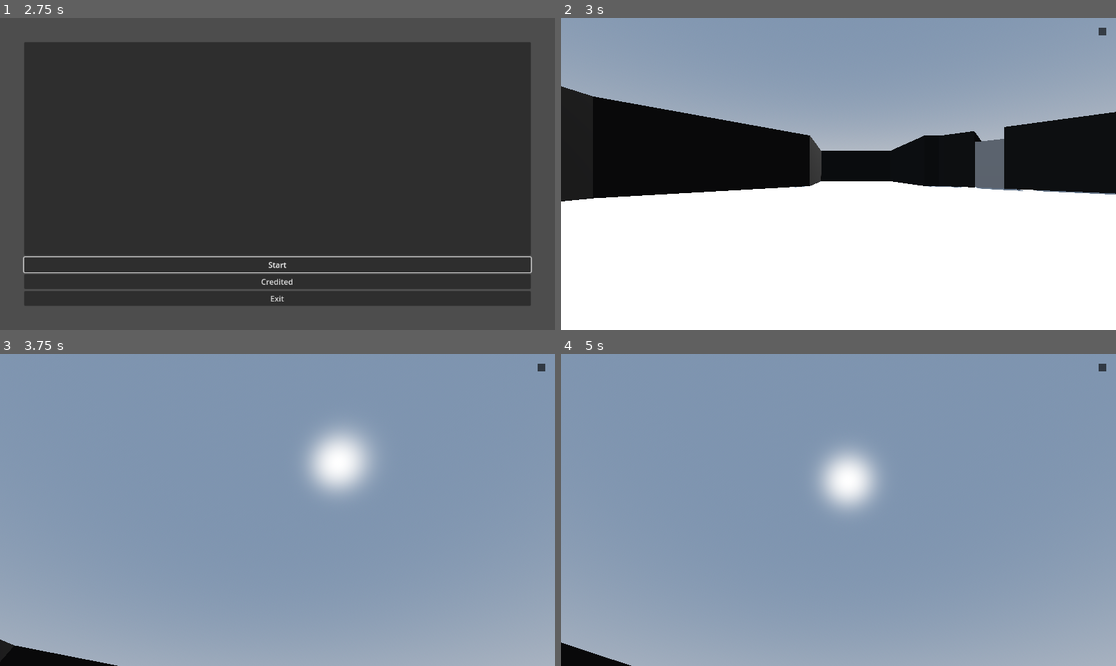
Above: before the commit, frames 1-4 (two rows, left to right).
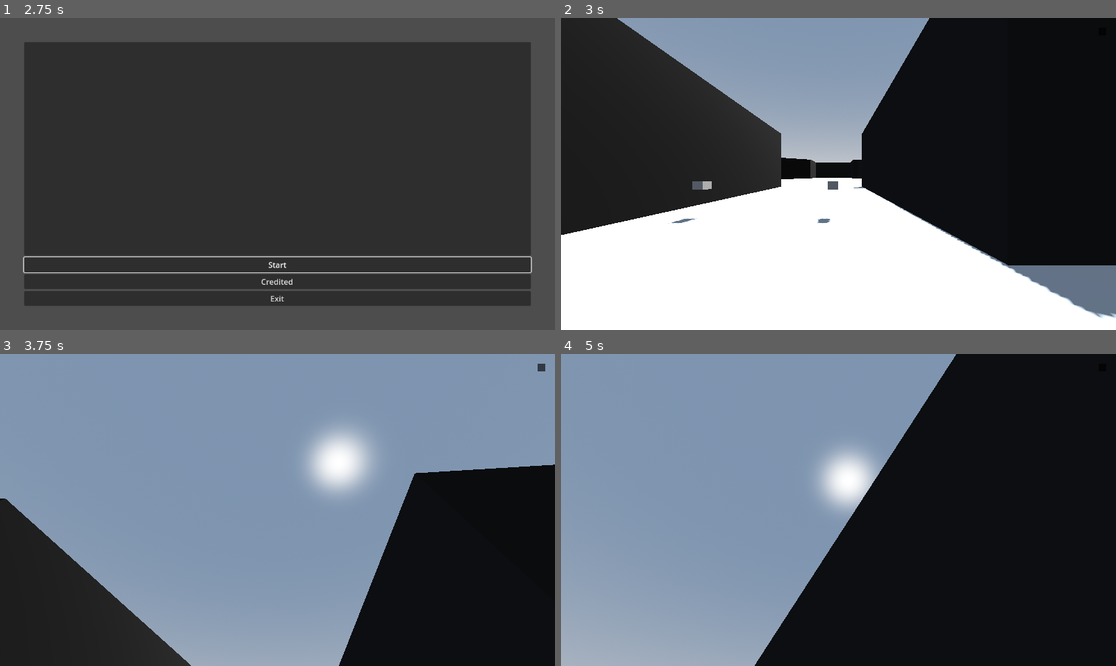
Above: after the commit, the same moments.

Repository: Danie7h/monarca-jam-2025
Game: Godot game, scene res://main.tscn
Same seed, same stepped clock (60 frames per second), same inputs: the game is played once before the commit and once after it.
Inputs (mouse positions are in pixels of both pictures, inside the frame that each line leads up to):
- Up to frame 1 (2.75 s): tap Enter (ui_accept) at 0.5, 0.77, 1.25, 1.52, 2 s; move the mouse to (399, 158) at 0.52 s; hold Right (ui_right) 0.53-1.28 s; click (399, 158) at 0.67 s; move the mouse to (166, 189) at 1.27 s; hold Down (ui_down) 1.28-2.03 s; move the mouse to (333, 105) at 2.02 s; hold Right (ui_right) from 2.03 s (still down)
- Up to frame 2 (3 s): release Right (ui_right) at 2.75 s; click "Start" at 2.75 s
- Up to frame 3 (3.75 s): tap Enter (ui_accept) at 3.5 s; move the mouse to (271, 516) at 3.52 s; hold Up (ui_up) from 3.53 s (still down); click (271, 516) at 3.67 s
- Up to frame 4 (5 s): keep holding Up (ui_up); tap Enter (ui_accept) at 3.77, 4.52 s; move the mouse to (877, 513) at 4.27 s

Frame 1 is identical in both runs. In frame 2, 38% of the frame differs, in the area x 0-100%, y 0-97%; in frame 3, 29%; in frame 4, 47%, in the area x 0-100%, y 0-100%.

Commit message:
<.*.> update 🗝️

Diff:
--- a/items/key/key.tscn
+++ b/items/key/key.tscn
@@ -17,5 +17,5 @@
 shape = SubResource("BoxShape3D_3xssh")
 
 [node name="MeshInstance3D" type="MeshInstance3D" parent="."]
-transform = Transform3D(0.33608115, 0, 0, 0, 0.284435, 0, 0, 0, 0.5261902, 0, 0.1454401, 0)
+transform = Transform3D(0.33608115, 0, 0, 0, 0.284435, 0, 0, 0, 0.5261902, 0, 1.6316833, 0)
 mesh = SubResource("BoxMesh_wdtj7")
--- a/levels/level_1/level_1.tscn
+++ b/levels/level_1/level_1.tscn
@@ -51,11 +51,15 @@
 mesh = SubResource("BoxMesh_iey7c")
 
 [node name="Key" parent="." instance=ExtResource("4_iey7c")]
-transform = Transform3D(1, 0, 0, 0, 1, 0, 0, 0, 1, 4.337406, 0, 36.169357)
+transform = Transform3D(1, 0, 0, 0, 1, 0, 0, 0, 1, 5.6634607, 0, 36.169357)
 key_name = "key_1"
 
+[node name="Key2" parent="." instance=ExtResource("4_iey7c")]
+transform = Transform3D(1, 0, 0, 0, 1, 0, 0, 0, 1, 1.0712671, 0, 36.169357)
+key_name = "key_2"
+
 [node name="Door" parent="." instance=ExtResource("5_5b03i")]
-transform = Transform3D(0.027328432, 0, 0.9996266, 0, 1, 0, -0.9996266, 0, 0.027328432, -15.927567, 0, -3.6293926)
+transform = Transform3D(0.027328432, 0, 0.9996266, 0, 1, 0, -0.9996266, 0, 0.027328432, -15.927567, 0, -3.5590763)
 key_name = "key_1"
 
 [node name="Door2" parent="." instance=ExtResource("5_5b03i")]
@@ -63,5 +67,7 @@
 
 [node name="Door3" parent="." instance=ExtResource("5_5b03i")]
 transform = Transform3D(-0.041335076, 0, -0.99914545, 0, 1, 0, 0.99914545, 0, -0.041335076, 25.194172, 0, -2.5084686)
+key_name = "key_2"
 
 [node name="Player" parent="." instance=ExtResource("2_45440")]
+transform = Transform3D(1, 0, 0, 0, 1, 0, 0, 0, 1, 5.8527355, 0, 43.395515)
